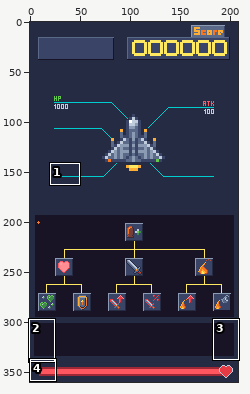
Two states of a pixel-art file, assets/images/inforect.ase. The first picture is a wide view before the edit; the outline marks the close-up.
Close-up. As it was:
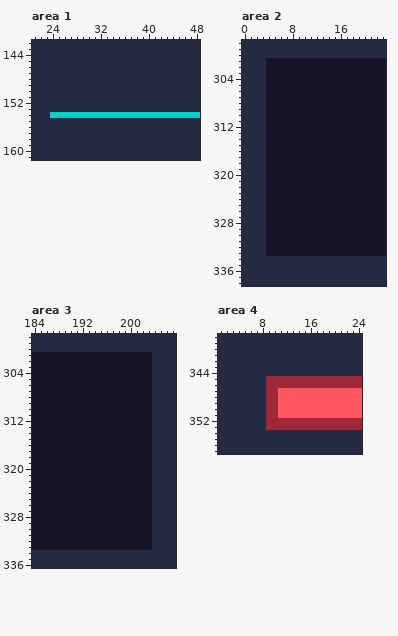
208x360 pixels, 1 frame. Shown: area 1: x 21..48, y 142..161; area 2: x 0..23, y 298..338; area 3: x 184..207, y 298..336; area 4: x 1..24, y 338..357. The commit also changed other parts of the picture, which this record leaves out.
After:
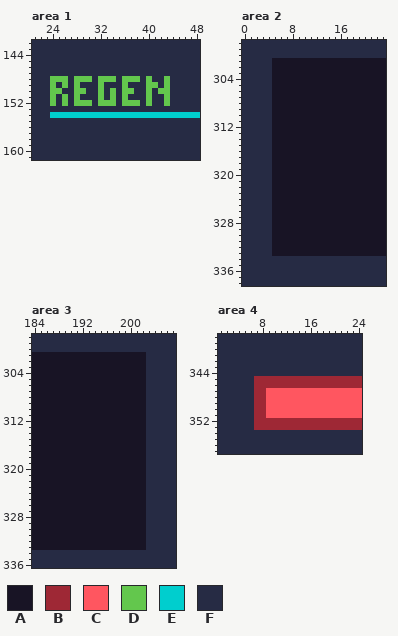
Palette (. is transparent): A #181425  B #9e2835  C #ff5660  D #63c74d  E #00cece  F #262b44
The edit:
Area 1, layer "details":
Colour F becomes colour D in row 148 at x 24 to 26, 28 to 30, 32 to 34, 36 to 38, 40 and 43; in row 149 at x 24, 26, 28, 32, 36, 40 to 41 and 43; in row 150 at x 24 to 25, 28 to 29, 32, 34, 36 to 37, 40 and 42 to 43; in row 151 at x 24, 26, 28, 32, 34, 36, 40 and 43; in row 152 at x 24, 26, 28 to 30, 32 to 34, 36 to 38, 40 and 43.
Area 2, layer "big areas":
Colour A becomes colour F in rows 301 to 333 at x 4.
Area 3, layer "big areas":
Colour A becomes colour F in rows 301 to 333 at x 203.
Area 4, layer "big areas":
Colour F becomes colour B in rows 345 to 353 at x 7 to 8.
Colour B becomes colour C in rows 347 to 351 at x 9 to 10.
